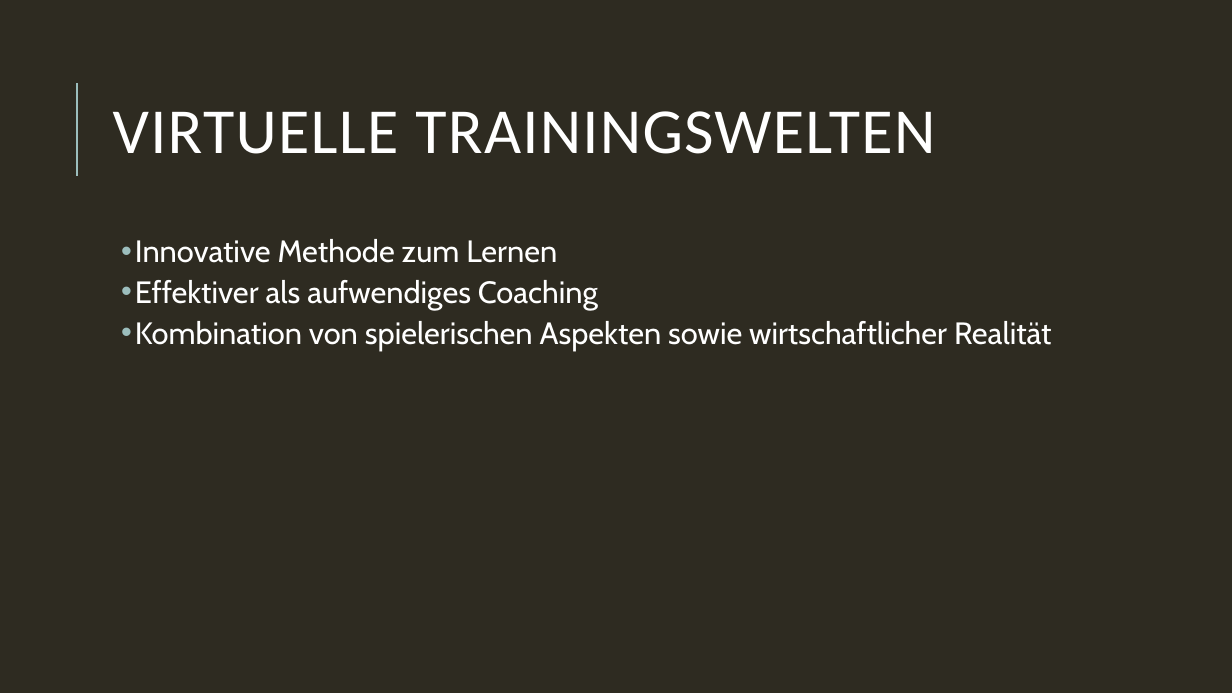
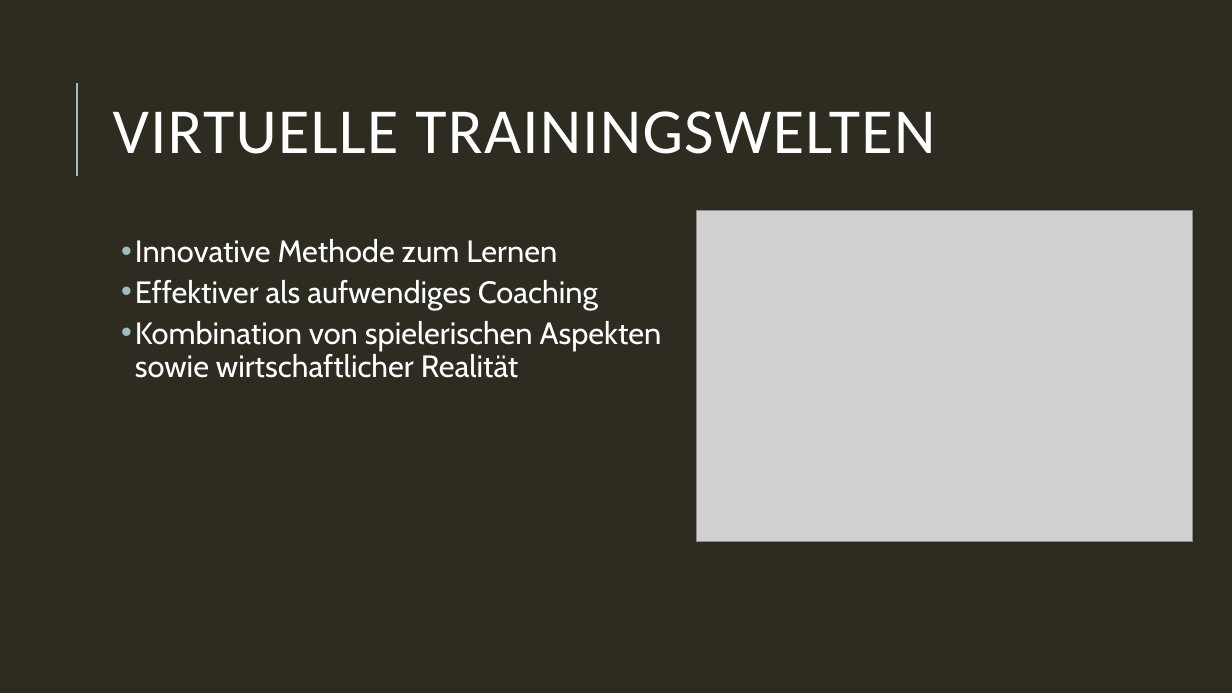
Before and after one commit to JeanlucE/PolygonWorkshop, a slide deck: slide 4 of Polygon Workshop End.pptx. Drawn at 1232x693 pixels with LibreOffice and Linux fonts; fonts in the diff are those of the drawing; grey boxes stand for pictures. Boxes give left, top, right and bottom in pixels: in the first picture for what was removed or moved away, otherwise in the second. Text is boxed around its words. In the diff, an @@ line names an element or a change of style, - is before the commit and + after.

```diff
--- a/Polygon Workshop End.pptx
+++ b/Polygon Workshop End.pptx
@@ text "Innovative Methode zum Lernen" rewrapped from [135, 239, 1051, 350] to [135, 239, 662, 378] @@
@@ picture added at [696, 211, 1193, 542] @@
```
Also in this commit, not shown: 4 other slides changed.
